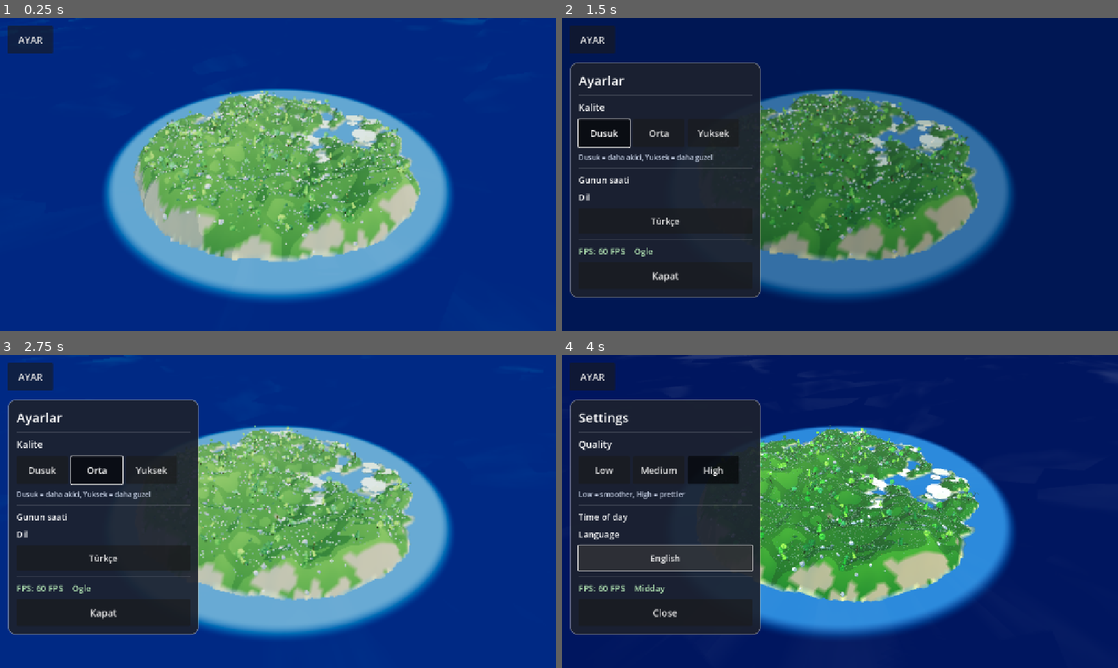
Above: before the commit, frames 1-4 (two rows, left to right).
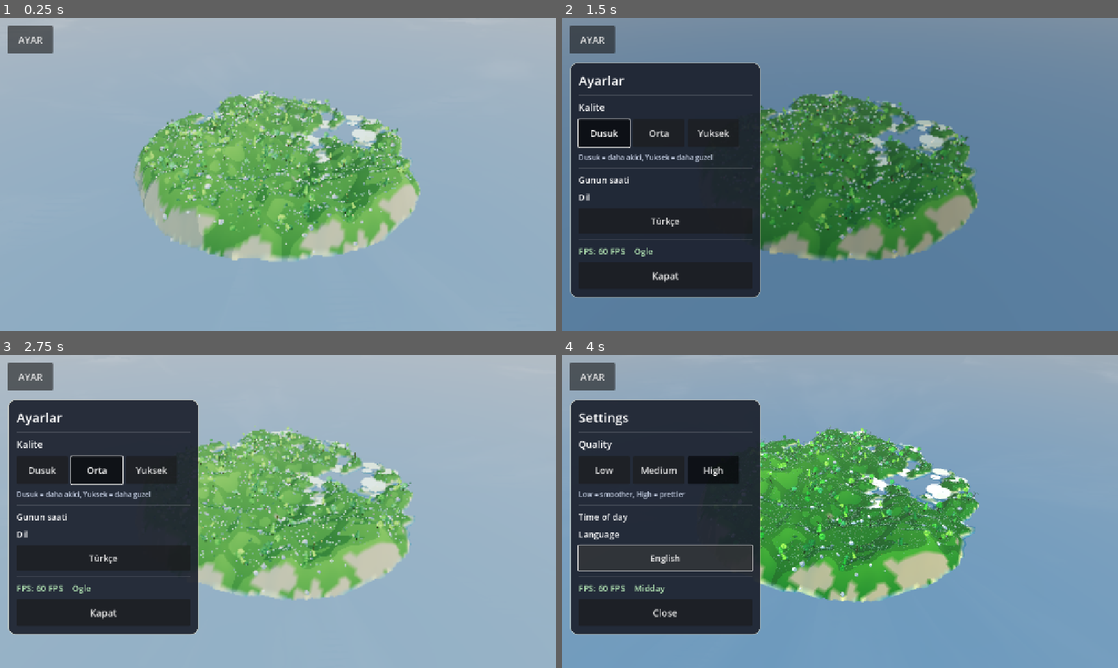
Above: after the commit, the same moments.

Repository: eraslan19j/game
Game: Godot game, scene res://scenes/world/world.tscn
Same seed, same stepped clock (60 frames per second), same inputs: the game is played once before the commit and once after it.
Inputs:
- Up to frame 1 (0.25 s): no input
- Up to frame 2 (1.5 s): click "AYAR" at 0.5 s; click "Dusuk" at 1.25 s
- Up to frame 3 (2.75 s): click "Orta" at 2 s
- Up to frame 4 (4 s): click "Yuksek" at 2.75 s; click "Türkçe" at 3.5 s

The runs differ from the first frame. In frame 1, 79% of the frame differs, in the area x 0-100%, y 0-100%; in frame 2, 57%; in frame 3, 57%; in frame 4, 58%.

Commit message:
GECICI tani: su uc varyant
Co-authored-by: arena-agent <297053741+arena-agent@users.noreply.github.com>

Diff:
--- a/shaders/water.gdshader
+++ b/shaders/water.gdshader
@@ -78,3 +78,20 @@
 void light() {
 	DIFFUSE_LIGHT += LIGHT_COLOR * ATTENUATION * 0.62 / PI;
 }
+
+// GECICI TANI: uc varyant tek karede
+void light() {
+	DIFFUSE_LIGHT += LIGHT_COLOR * ATTENUATION * 0.62 / PI;
+	bool a = SCREEN_UV.x < 0.34;
+	bool b = SCREEN_UV.x >= 0.34 && SCREEN_UV.x < 0.67;
+	// 1) derinlik yaz + duz albedo (opak, standart)
+	// 2) normali yukari sabitle
+	// 3) sabit albedo, isiklandirmasiz gibi
+	if (a) {
+		DIFFUSE_LIGHT = vec3(0.0);
+		ALBEDO = vec3(0.05, 0.20, 0.34);
+	} else if (b) {
+		NORMAL = vec3(0.0, 1.0, 0.0);
+		ALBEDO = vec3(0.05, 0.20, 0.34);
+	}
+}
